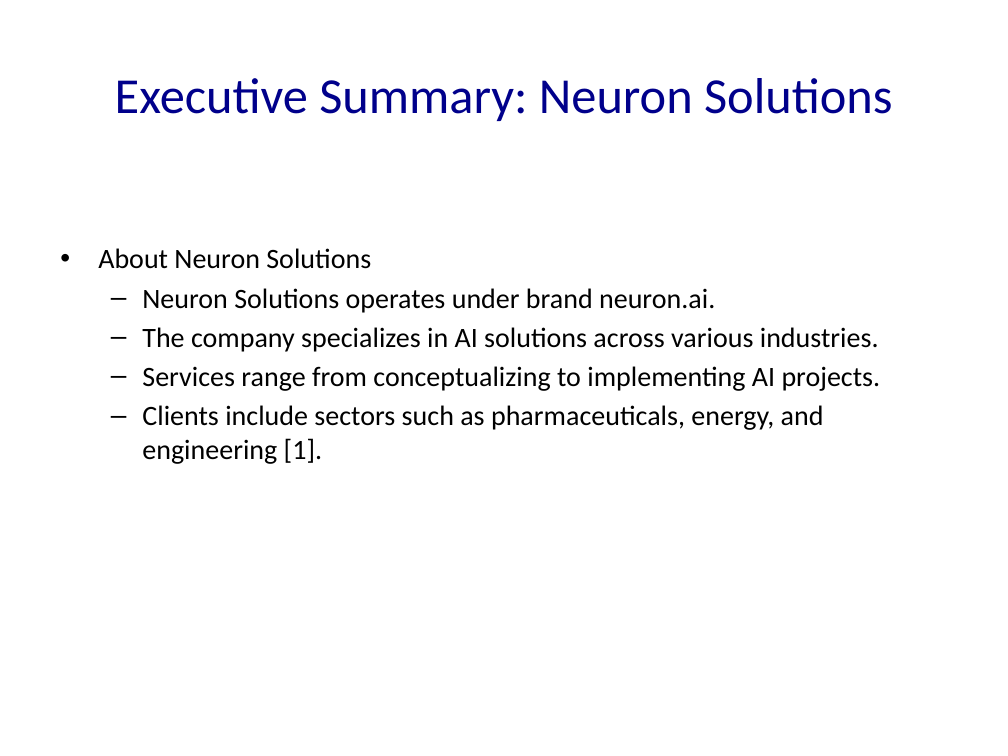
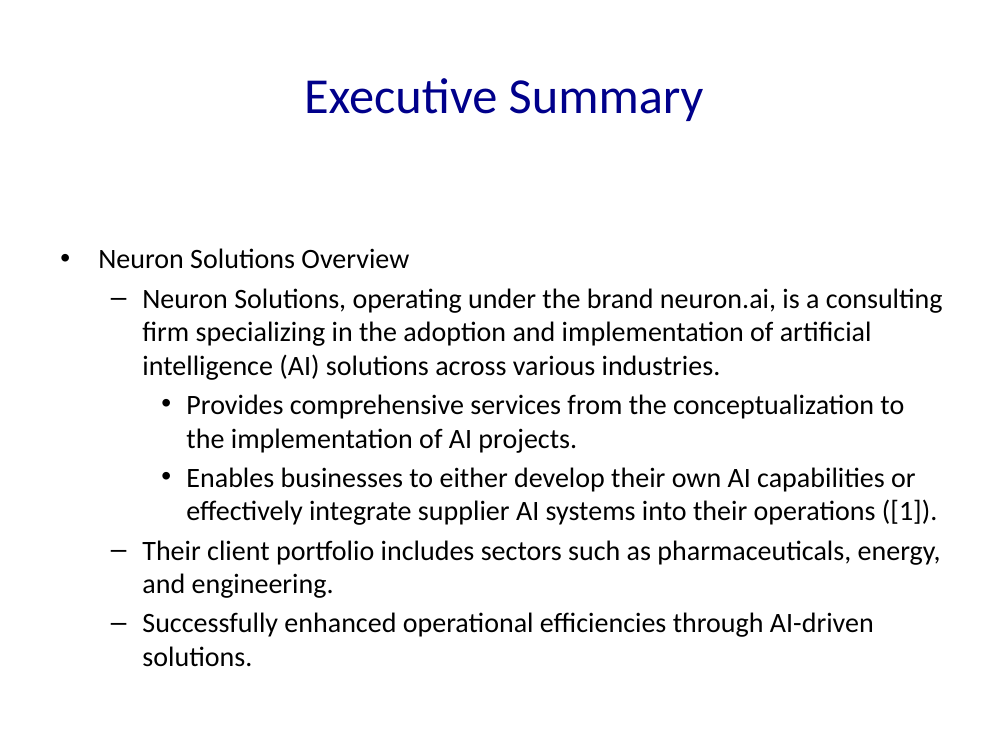
Before and after one commit to Frank-Gu-81/slides_autogeneration, a slide deck: slide 1 of Neuron_Solutions_Presentation.pptx. Drawn at 1008x756 pixels with LibreOffice and Linux fonts; fonts in the diff are those of the drawing. Boxes give left, top, right and bottom in pixels: in the first picture for what was removed or moved away, otherwise in the second. Text is boxed around its words. In the diff, an @@ line names an element or a change of style, - is before the commit and + after.

```diff
--- a/Neuron_Solutions_Presentation.pptx
+++ b/Neuron_Solutions_Presentation.pptx
@@ title at box(304, 78, 704, 121): text changed @@
-Executive Summary: Neuron Solutions
+Executive Summary
@@ text at box(98, 248, 943, 667): text changed @@
-• About Neuron Solutions
-  – Neuron Solutions operates under brand neuron.ai.
-  – The company specializes in AI solutions across various industries.
-  – Services range from conceptualizing to implementing AI projects.
-  – Clients include sectors such as pharmaceuticals, energy, and engineering [1].
+• Neuron Solutions Overview
+  – Neuron Solutions, operating under the brand neuron.ai, is a consulting firm specializing in the adoption and implementation of artificial intelligence (AI) solutions across various industries.
+    • Provides comprehensive services from the conceptualization to the implementation of AI projects.
+    • Enables businesses to either develop their own AI capabilities or effectively integrate supplier AI systems into their operations ([1]).
+  – Their client portfolio includes sectors such as pharmaceuticals, energy, and engineering.
+  – Successfully enhanced operational efficiencies through AI-driven solutions.
```
Also in this commit, not shown: 8 other slides changed, 48 slides added, 8 other files.
